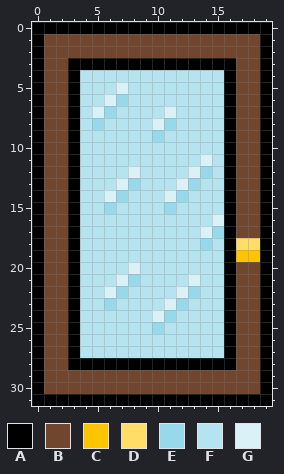
Two states of a pixel-art sprite, Teknik2.gmx/sprites/images/spr_door_beta_0.png. That is the earlier state.
The file is 20x32 pixels.
Palette (. is transparent): A #000000  B #71462f  C #fdc400  D #ffdd66  E #97d9ea  F #b5e4f0  G #daf1f8
New version:
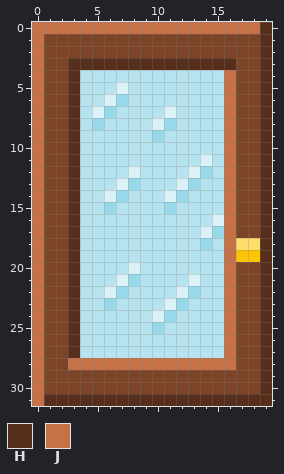
Colours new in this view: H #562e1b  J #c77147
Difference:
colour B: #71462f -> #7e4427
Changed rows in their new state; - is a pixel that keeps its letter.
first column x 0:
 0 JJJJJJJJJJJJJJJJJJJH
 1 J------------------H
 2 J------------------H
 3 J--HHHHHHHHHHHHHH--H
 4 J--H------------J--H
 5 J--H------------J--H
 6 J--H------------J--H
 7 J--H------------J--H
 8 J--H------------J--H
 9 J--H------------J--H
10 J--H------------J--H
11 J--H------------J--H
12 J--H------------J--H
13 J--H------------J--H
14 J--H------------J--H
15 J--H------------J--H
16 J--H------------J--H
17 J--H------------J--H
18 J--H------------J--H
19 J--H------------J--H
20 J--H------------J--H
21 J--H------------J--H
22 J--H------------J--H
23 J--H------------J--H
24 J--H------------J--H
25 J--H------------J--H
26 J--H------------J--H
27 J--H------------J--H
28 J--JJJJJJJJJJJJJJ--H
29 J------------------H
30 J------------------H
31 JHHHHHHHHHHHHHHHHHHH
Where, in picture pixels (left, top, right, bottom), the same in both pictures:
changed: (32, 22, 272, 406)
